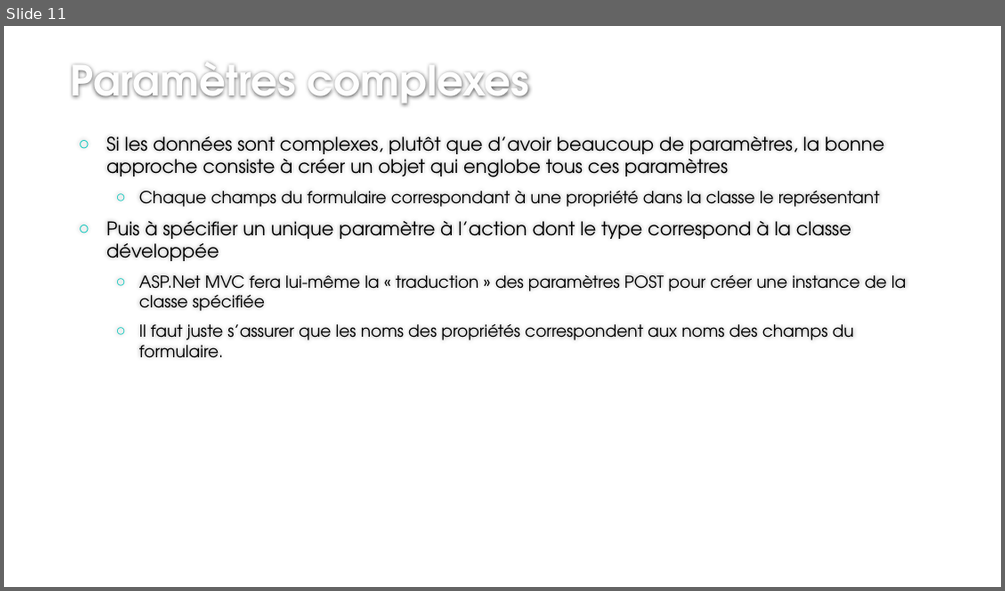
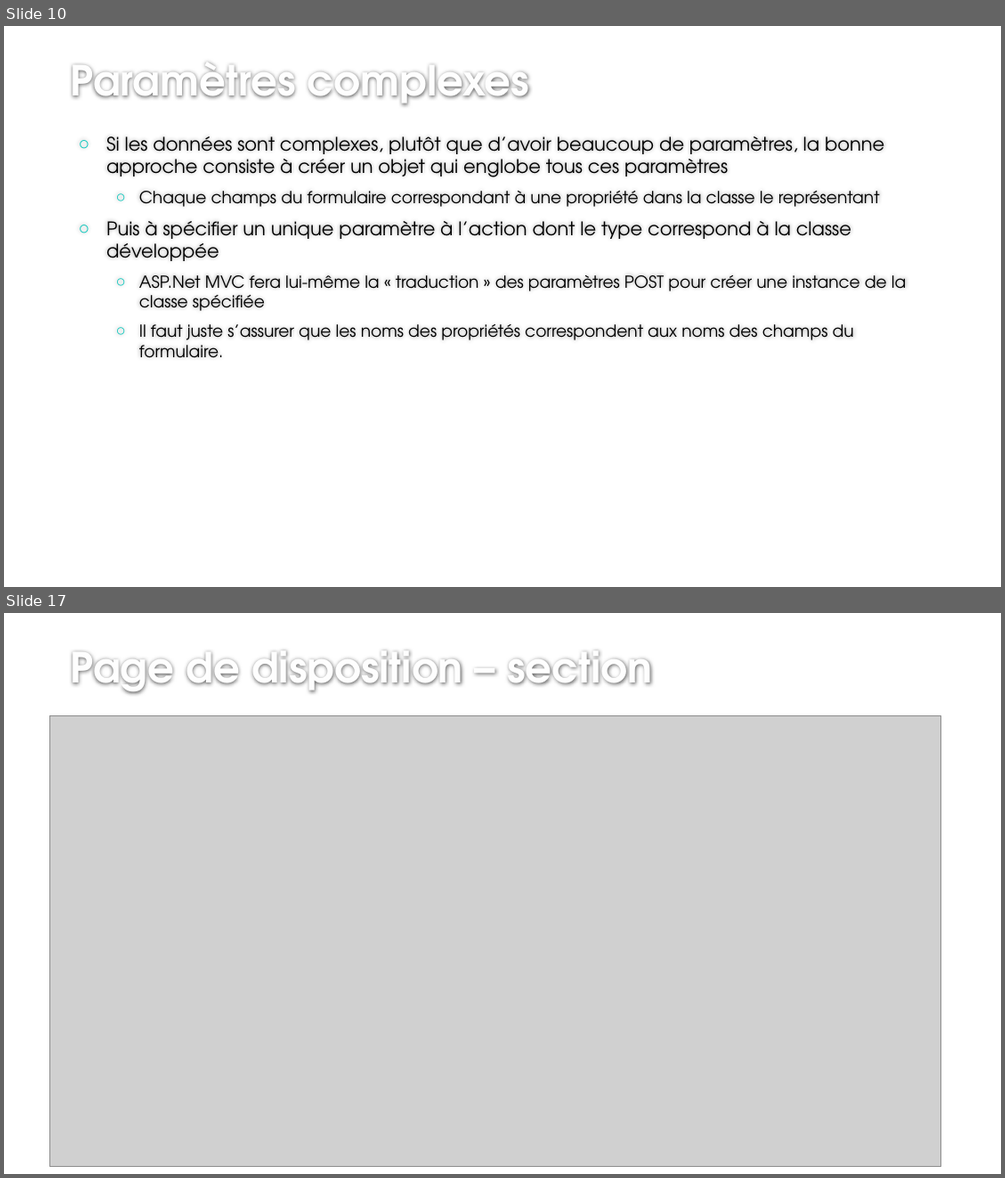
Before and after one commit to jcchalte/PresentationsCCI, a slide deck: 2018-2019/C#/ASP.Net/Cours 2/Introduction au développement Web en ASP - 5 .pptx. Shown one above the other, each under a label of ours: slide 11 before the commit, slides 10 and 17 after it; the slides between them are not shown. The pictures are 1005x591 and 1005x1178 pixels, drawn with LibreOffice and Linux fonts; fonts in the diff are those of the drawing; grey boxes stand for pictures; background and template pictures are left out. Boxes give left, top, right and bottom in pixels: in the first picture for what was removed or moved away, otherwise in the second. Text is boxed around its words. In the diff, an @@ line names an element or a change of style, - is before the commit and + after.

Commit message:
Ajouts page disposition et AJAX

```diff
--- a/2018-2019/C#/ASP.Net/Cours 2/Introduction au développement Web en ASP - 5 .pptx
+++ b/2018-2019/C#/ASP.Net/Cours 2/Introduction au développement Web en ASP - 5 .pptx
@@ slide 17 added at (x1=4, y1=613, x2=1001, y2=1174), background #FFFFFF @@
@@ title added at (x1=71, y1=651, x2=652, y2=694), 40 pt, text #FEFEFE, bold @@
+Page de disposition – section
@@ picture added at (x1=49, y1=716, x2=941, y2=1167) @@
@@ what was slide 11 is now slide 10 @@
```
Also in this commit, not shown: 1 slide changed, 13 other slides added, 1 slide removed.
